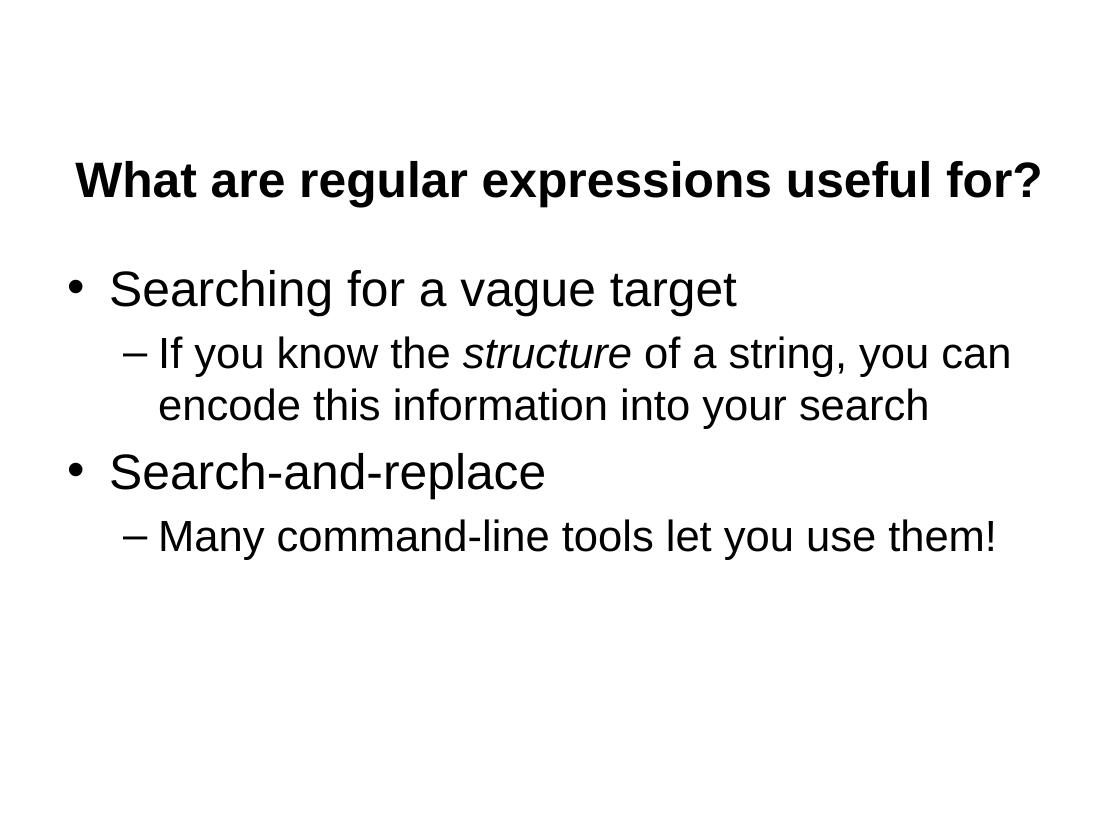
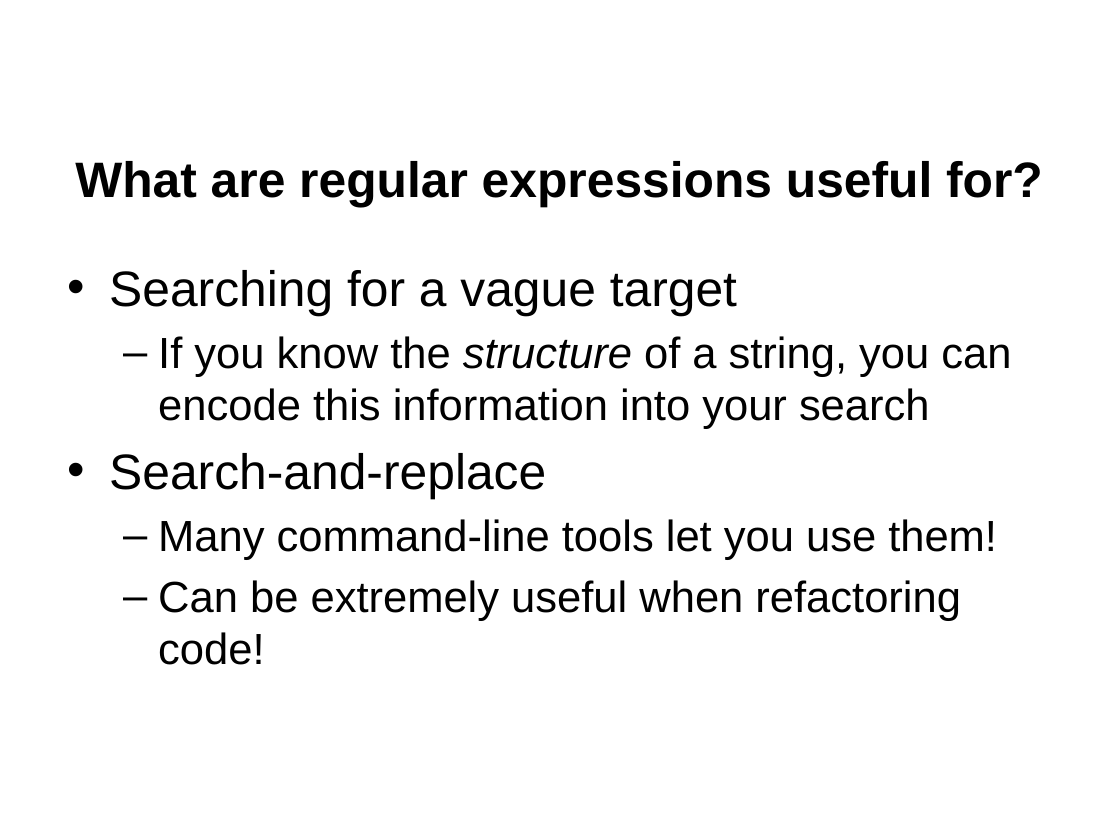
Before and after one commit to jgerity/talks, a slide deck: slide 10 of 2017/computing_workgroup/regex/regular_expressions.pptx (slide 13 before the commit). Drawn at 1120x840 pixels with LibreOffice and Linux fonts; fonts in the diff are those of the drawing; background and template pictures are left out. Boxes give left, top, right and bottom in pixels: in the first picture for what was removed or moved away, otherwise in the second. Text is boxed around its words. In the diff, an @@ line names an element or a change of style, - is before the commit and + after.

```diff
--- a/2017/computing_workgroup/regex/regular_expressions.pptx
+++ b/2017/computing_workgroup/regex/regular_expressions.pptx
@@ text at (158, 580, 961, 665): paragraph added @@
+  – Can be extremely useful when refactoring code!
```
Also in this commit, not shown: 14 other slides changed, 1 slide added, 1 slide removed.
